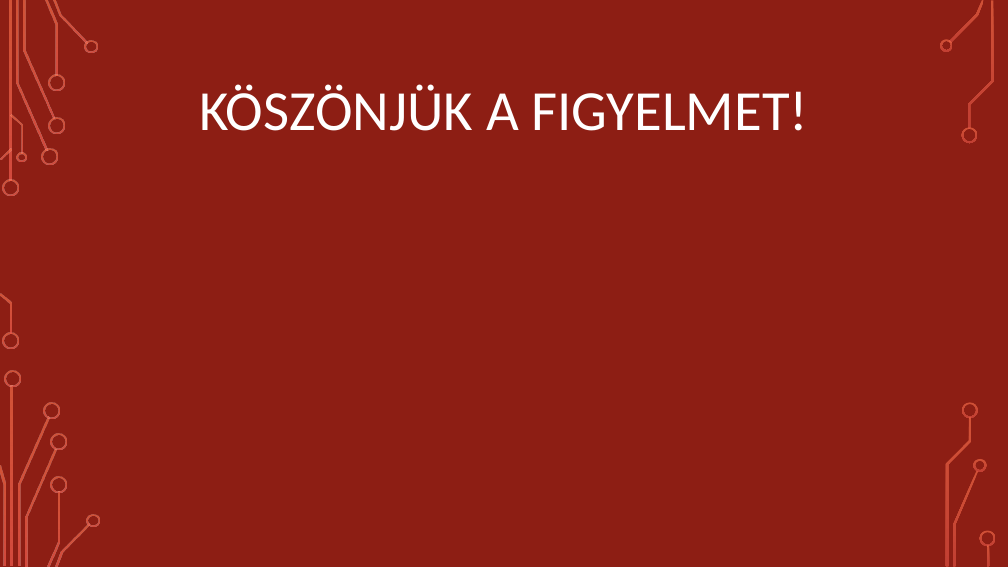
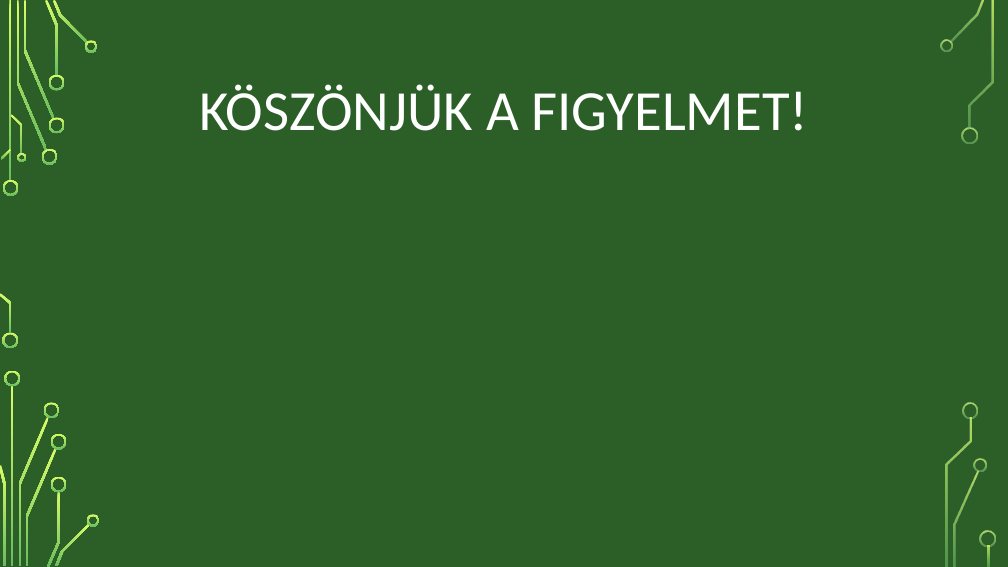
Before and after one commit to balazsbalint7/building-detection, a slide deck: slide 7 of presentation.pptx (slide 6 before the commit). Drawn at 1008x567 pixels with LibreOffice and Linux fonts; fonts in the diff are those of the drawing; background and template pictures are left out. Boxes give left, top, right and bottom in pixels: in the first picture for what was removed or moved away, otherwise in the second. Text is boxed around its words. In the diff, an @@ line names an element or a change of style, - is before the commit and + after.

Commit message:
slides added

```diff
--- a/presentation.pptx
+++ b/presentation.pptx
@@ rectangle removed at (0,0,1008,567) @@
@@ fill gradient #FF744E to #A62400 to gradient #D8FC68 to #66BD5F in 17 elements at (17,1,47,150), (23,1,54,119), (45,0,58,76), (53,0,88,44), (1,149,11,160), (0,293,11,333), (11,386,14,566), (0,465,5,566), (26,448,57,566), (47,492,60,567), (55,523,90,566), (950,0,985,42), (954,471,979,566), (969,1,994,129), (946,417,972,566), (988,545,990,566), (9,1,11,181) @@
@@ group removed at (0,0,100,567): 24 freeform shapes, 2 rectangles @@
@@ group added at (2,39,996,566): 19 freeform shapes @@
@@ group removed at (940,0,996,566): 9 freeform shapes, 1 rectangle @@
```
Also in this commit, not shown: 1 other slide changed, 5 slides added, 4 slides removed.
